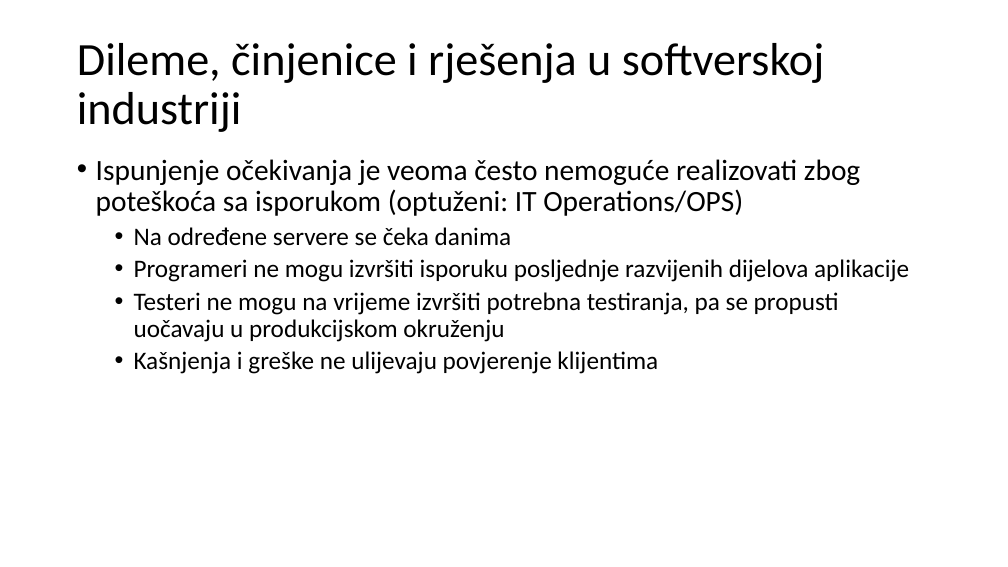
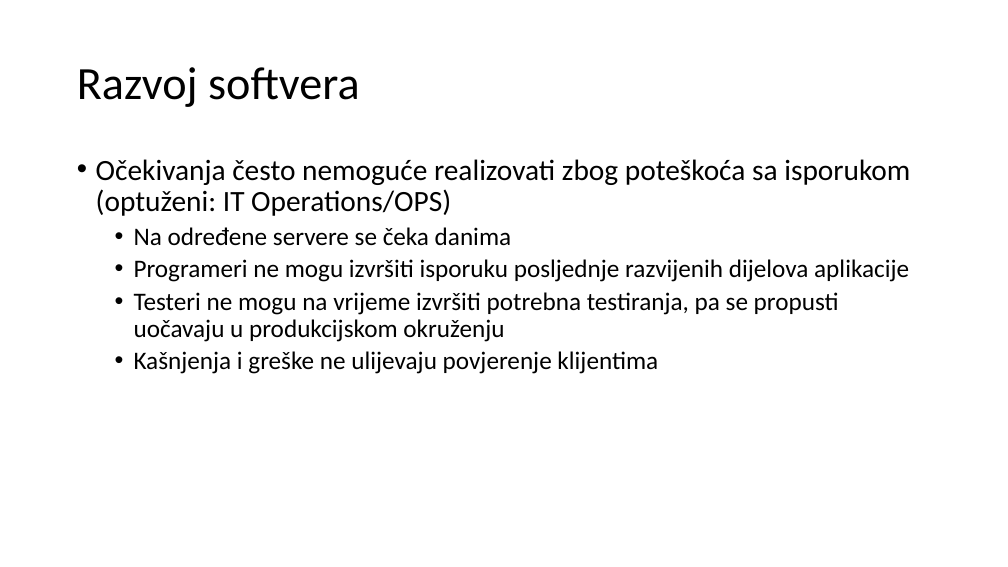
Before and after one commit to bhrnjica/RS-II, a slide deck: slide 4 of 09 Predavanje/Predavanje 09- DevOps.pptx. Drawn at 1008x567 pixels with LibreOffice and Linux fonts; fonts in the diff are those of the drawing. Boxes give left, top, right and bottom in pixels: in the first picture for what was removed or moved away, otherwise in the second. Text is boxed around its words. In the diff, an @@ line names an element or a change of style, - is before the commit and + after.

```diff
--- a/09 Predavanje/Predavanje 09- DevOps.pptx
+++ b/09 Predavanje/Predavanje 09- DevOps.pptx
@@ title at <box>77,67,360,107</box>: text changed @@
-Dileme, činjenice i rješenja u softverskoj industriji
+Razvoj softvera
@@ text at <box>96,159,910,216</box>: text changed @@
-• Ispunjenje očekivanja je veoma često nemoguće realizovati zbog poteškoća sa isporukom (optuženi: IT Operations/OPS)
+• Očekivanja često nemoguće realizovati zbog poteškoća sa isporukom (optuženi: IT Operations/OPS)
```
Also in this commit, not shown: 7 other slides changed, 1 slide added.
